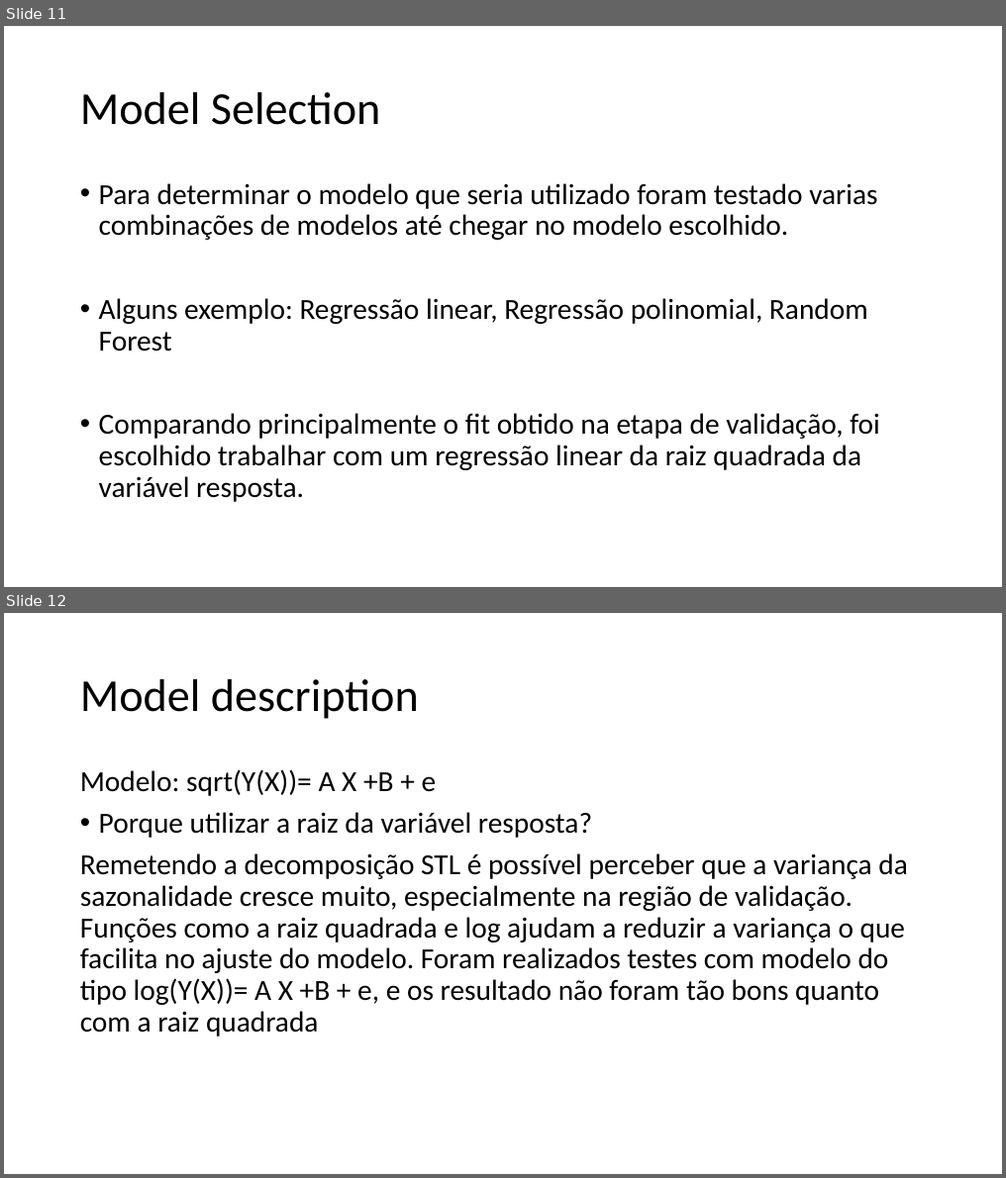
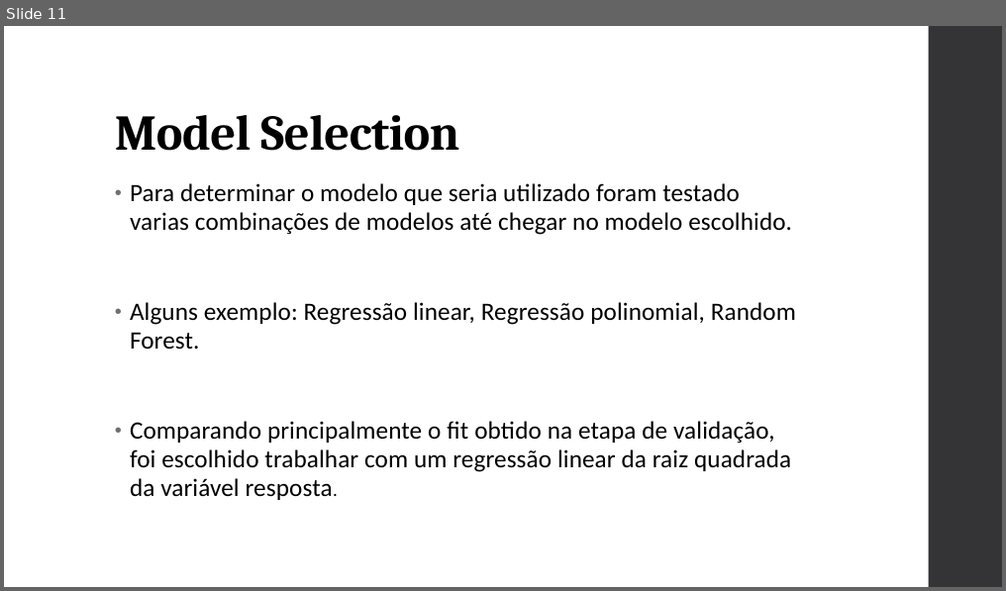
Before and after one commit to rodrigo-neumann/Stone-Age-Covid-project, a slide deck: Stone Age_apresentação.pptx. Shown one above the other, each under a label of ours: slides 11 and 12 before the commit, slide 11 after it. The pictures are 1006x1178 and 1006x591 pixels, drawn with LibreOffice and Linux fonts; fonts in the diff are those of the drawing. Boxes give left, top, right and bottom in pixels: in the first picture for what was removed or moved away, otherwise in the second. Text is boxed around its words. In the diff, an @@ line names an element or a change of style, - is before the commit and + after.

```diff
--- a/Stone Age_apresentação.pptx
+++ b/Stone Age_apresentação.pptx
@@ slide 12 removed at (x1=4, y1=613, x2=1002, y2=1174), background #FFFFFF @@
@@ title removed at (x1=80, y1=679, x2=419, y2=719) @@
-Model description
@@ text removed at (x1=80, y1=769, x2=907, y2=1037) @@
-Modelo: sqrt(Y(X))= A X +B + e
-• Porque utilizar a raiz da variável resposta?
-Remetendo a decomposição STL é possível perceber que a variança da sazonalidade cresce muito, especialmente na região de validação. Funções como a raiz quadrada e log ajudam a reduzir a variança o que facilita no ajuste do modelo. Foram realizados testes com modelo do tipo log(Y(X))= A X +B + e, e os resultado não foram tão bons quanto com a raiz quadrada
@@ slide 11 changed as well @@
@@ rectangle added at (x1=929, y1=26, x2=1002, y2=587), fill #353537 @@
@@ title "Model Selection" moved from (x1=80, y1=92, x2=381, y2=125) to (x1=115, y1=115, x2=459, y2=151) @@
@@ title "Model Selection" at (x1=115, y1=115, x2=459, y2=151): size 44 to 48 pt, font Calibri to Cambria, letter spacing 0 to -0.5 pt, bold on; vertical alignment middle to bottom @@
@@ text "Para determinar o modelo que ..." moved from (x1=99, y1=183, x2=880, y2=502) to (x1=130, y1=183, x2=796, y2=500) @@
@@ text at (x1=130, y1=183, x2=792, y2=500): size 28 to 24 pt, letter spacing 0 to 0.1 pt in "Para determinar o modelo que seria utilizado ...", "Comparando principalmente o fit obtido na etapa ..."; size 28 to 18 pt in "resposta."; indent changed; line spacing 0.9 to 0.95; more space between paragraphs @@
@@ text at (x1=130, y1=302, x2=796, y2=350): text changed; size 28 to 24 pt @@
-• Alguns exemplo: Regressão linear, Regressão polinomial, Random Forest
+• Alguns exemplo: Regressão linear, Regressão polinomial, Random Forest.
```
Also in this commit, not shown: 17 other slides changed, 1 slide added.
